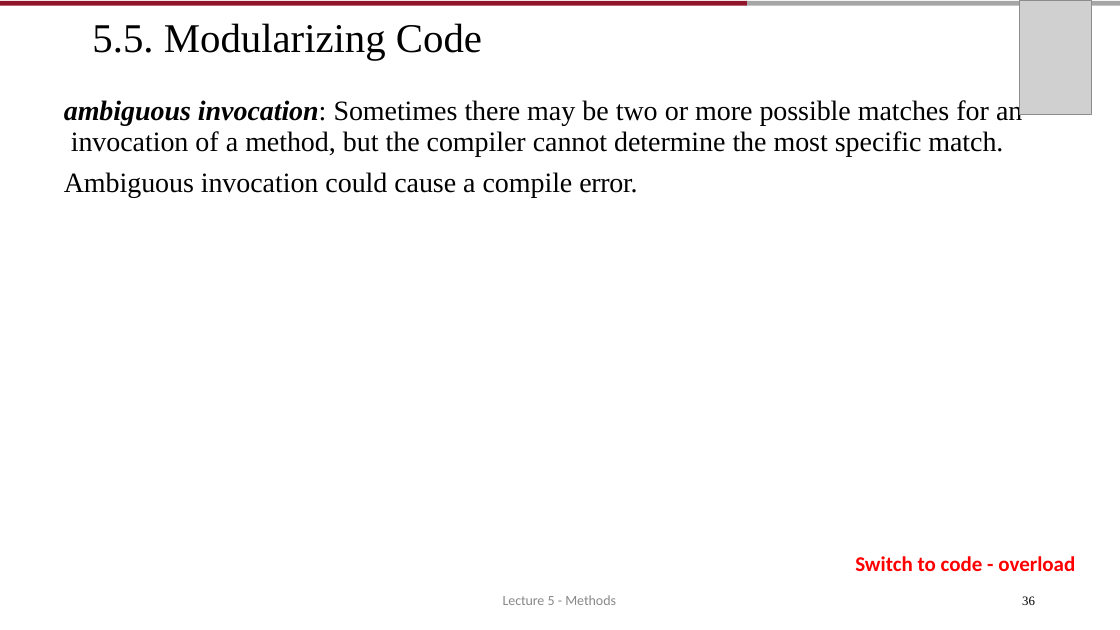
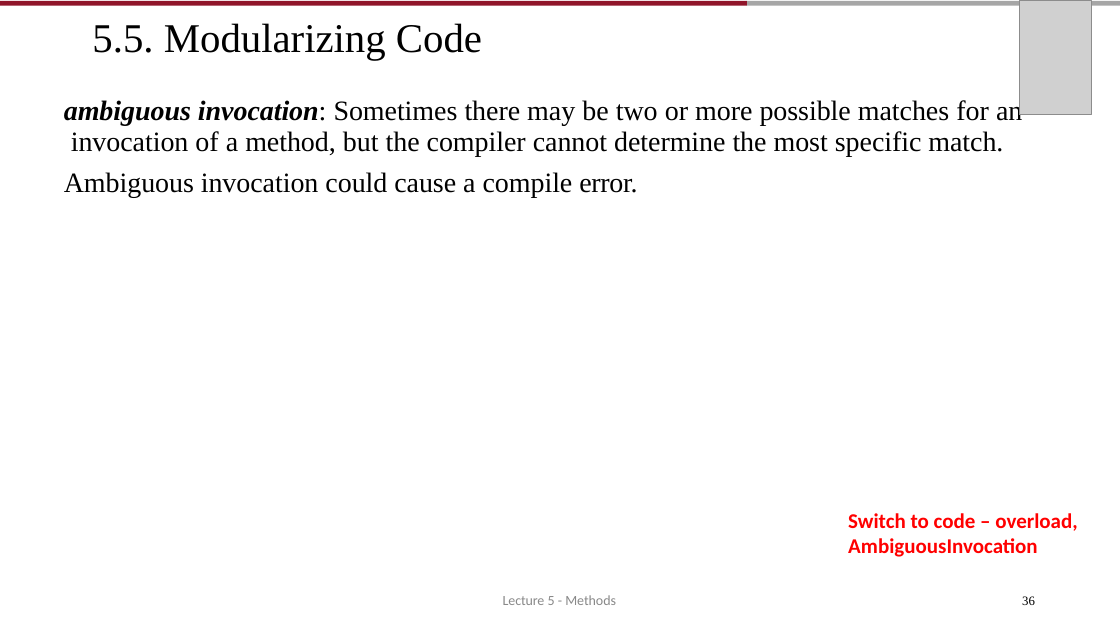
Before and after one commit to AughdonBreslin/CS501IntroToJava, a slide deck: slide 36 of Lectures/5_Methods.pptx. Drawn at 1120x630 pixels with LibreOffice and Linux fonts; fonts in the diff are those of the drawing; grey boxes stand for pictures. Boxes give left, top, right and bottom in pixels: in the first picture for what was removed or moved away, otherwise in the second. Text is boxed around its words. In the diff, an @@ line names an element or a change of style, - is before the commit and + after.

Commit message:
Lectures 8-9 + basis for rest

```diff
--- a/Lectures/5_Methods.pptx
+++ b/Lectures/5_Methods.pptx
@@ text at box(848, 513, 1077, 557): text changed @@
-Switch to code - overload
+Switch to code – overload,
+AmbiguousInvocation
```
Also in this commit, not shown: 30 other files.
